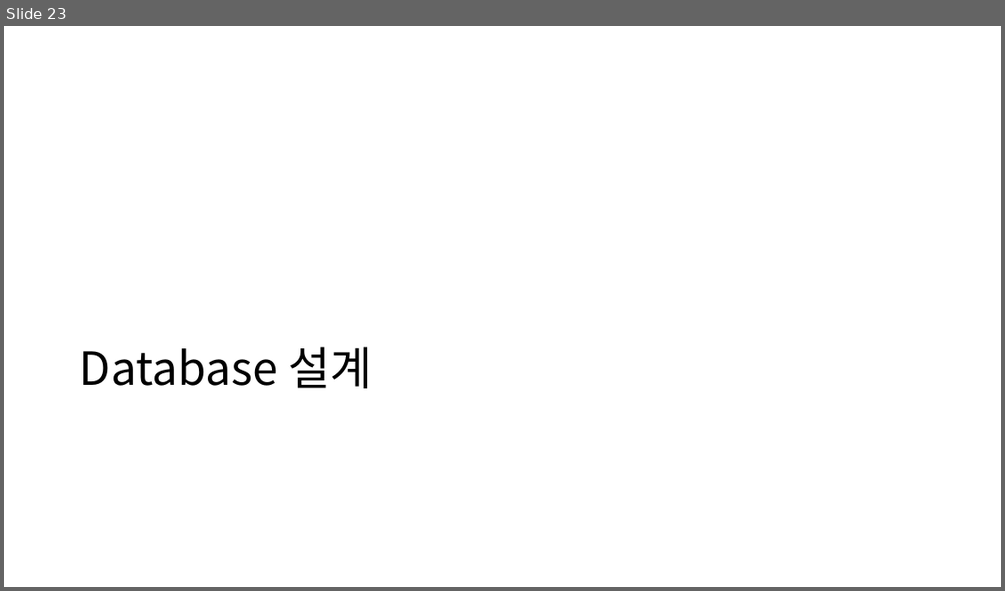
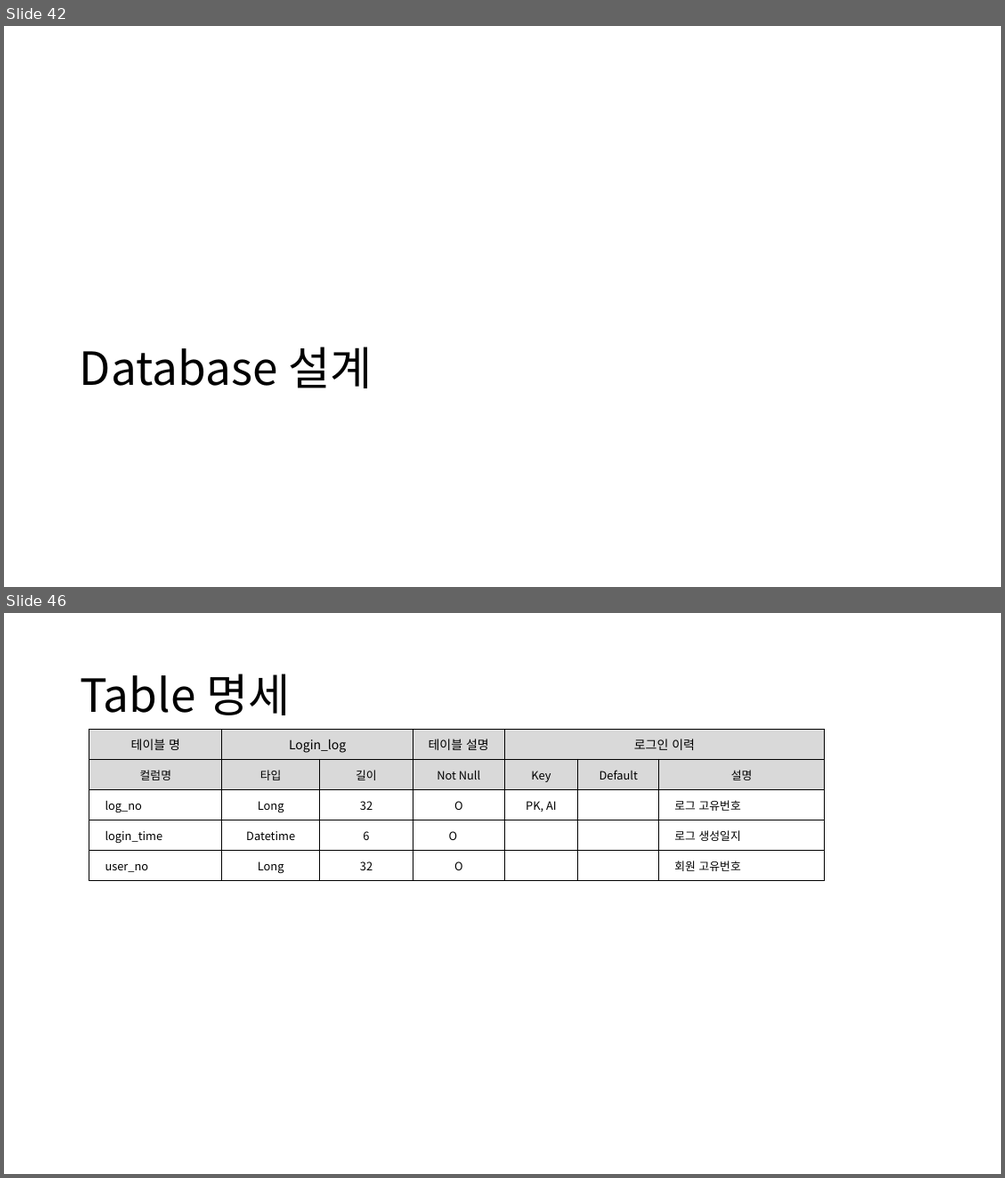
Before and after one commit to sujidaddy/workspace_miniproject, a slide deck: 미니프로젝트계획서제출용.pptx. Shown one above the other, each under a label of ours: slide 23 before the commit, slides 42 and 46 after it; the slides between them are not shown. The pictures are 1005x591 and 1005x1178 pixels, drawn with LibreOffice and Linux fonts; fonts in the diff are those of the drawing. Boxes give left, top, right and bottom in pixels: in the first picture for what was removed or moved away, otherwise in the second. Text is boxed around its words. In the diff, an @@ line names an element or a change of style, - is before the commit and + after.

Commit message:
REST API 명세 정리 DB 구성 정리 통신 API 적용 변경 카카오맵 처리 방식 변경 회원 가입 로직 추가 로그인 로직 추가

```diff
--- a/미니프로젝트계획서제출용.pptx
+++ b/미니프로젝트계획서제출용.pptx
@@ slide 46 added at box(4, 613, 1001, 1174), background #FFFFFF @@
@@ title added at box(80, 674, 290, 715), 44 pt, text #000000 @@
+Table 명세
@@ table added at box(89, 729, 825, 881), 5 rows, 7 columns @@
+테이블 명 | Login_log |  | 테이블 설명 | 로그인 이력 |  | 
+컬럼명 | 타입 | 길이 | Not Null | Key | Default | 설명
+log_no | Long | 32 | O | PK, AI |  | 로그 고유번호
+login_time | Datetime | 6 | O |  |  | 로그 생성일지
+user_no | Long | 32 | O |  |  | 회원 고유번호
@@ what was slide 23 is now slide 42 @@
```
Also in this commit, not shown: 4 slides changed, 26 other slides added, 20 other files.
